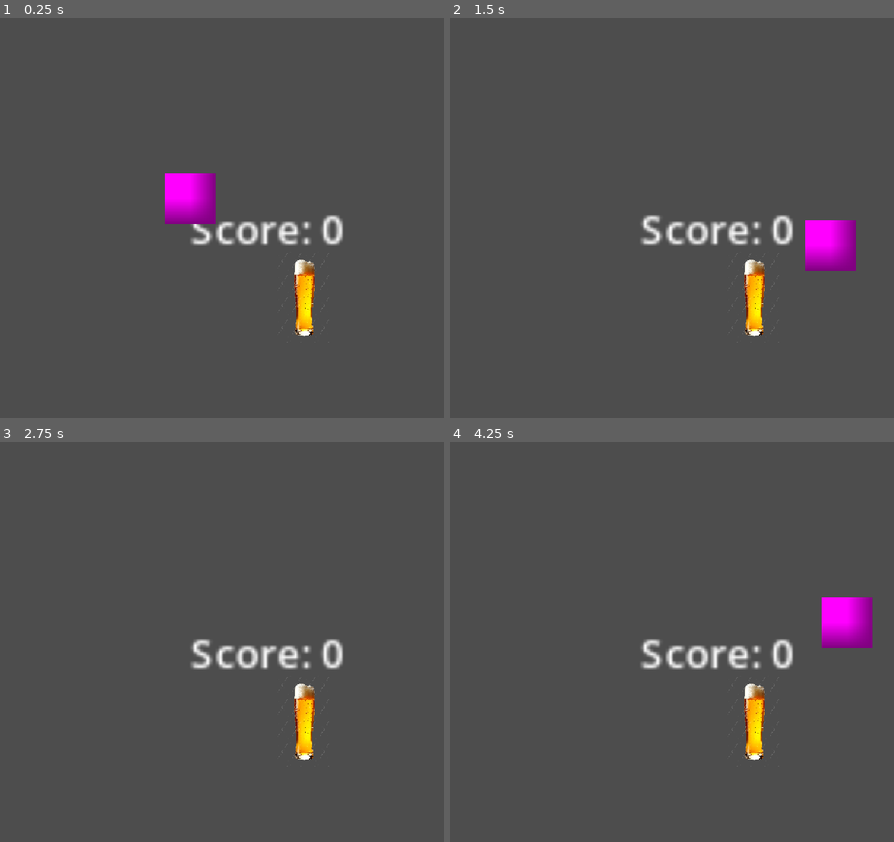
Above: before the commit, frames 1-4 (two rows, left to right).
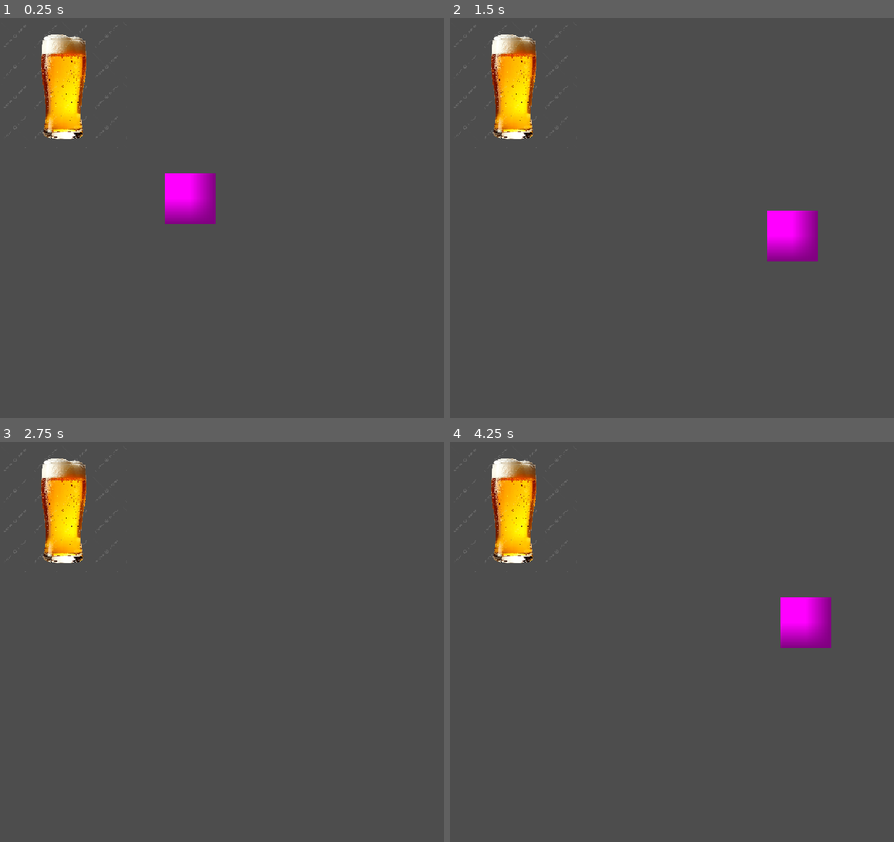
Above: after the commit, the same moments.

Repository: savagerkin/godotSnake
Game: Godot game, scene res://Scene/game.tscn
Same seed, same stepped clock (60 frames per second), same inputs: the game is played once before the commit and once after it.
Inputs:
- Up to frame 1 (0.25 s): no input
- Up to frame 2 (1.5 s): tap Enter at 0.5 s; hold D (move_right) 0.53-1.28 s; hold S (move_down) from 1.28 s (still down)
- Up to frame 3 (2.75 s): release S (move_down) at 2.03 s; hold D (move_right) from 2.03 s (still down)
- Up to frame 4 (4.25 s): release D (move_right) at 2.78 s; hold W (move_up) 2.78-3.53 s; tap Space at 3.5 s; hold A (move_left) from 3.53 s (still down)

The runs differ from the first frame. In frame 1, 4.6% of the frame differs, in the area x 0-78%, y 1-82%; in frame 2, 7.0%; in frame 3, 4.7%; in frame 4, 7.2%, in the area x 0-96%, y 1-82%.

Commit message:
Snakey snakey longey longey

Diff:
--- a/Scene/beer.tscn
+++ b/Scene/beer.tscn
@@ -9,11 +9,11 @@
 script = ExtResource("1_88i5t")
 
 [node name="CollisionShape2D" type="CollisionShape2D" parent="." unique_id=1884427445]
+scale = Vector2(0.001, 0.001)
 shape = SubResource("CapsuleShape2D_pq12f")
 
 [node name="Sprite2D" type="Sprite2D" parent="." unique_id=1666312239]
-position = Vector2(-2.842171e-14, -2)
-scale = Vector2(0.0091, 0.014560001)
+scale = Vector2(0.001, 0.001)
 texture = ExtResource("2_m2sj5")
 
 [connection signal="area_shape_entered" from="." to="." method="_on_area_shape_entered"]
--- a/Scene/game.tscn
+++ b/Scene/game.tscn
@@ -3,6 +3,7 @@
 [ext_resource type="Script" uid="uid://c2chaphm3me14" path="res://Scripts/game.gd" id="1_mhtsl"]
 [ext_resource type="PackedScene" uid="uid://cvjwyx0parfxx" path="res://Scene/beer.tscn" id="3_4jv7b"]
 [ext_resource type="PackedScene" uid="uid://bfk83w03c2gpn" path="res://Scene/snake.tscn" id="4_03iqk"]
+[ext_resource type="PackedScene" uid="uid://2u1s1rngsdq8" path="res://Scene/snake_segment.tscn" id="4_ihreq"]
 
 [node name="Game" type="Node2D" unique_id=475641738 node_paths=PackedStringArray("score_label")]
 script = ExtResource("1_mhtsl")
@@ -10,10 +11,12 @@
 beer_scene = ExtResource("3_4jv7b")
 
 [node name="Camera" type="Camera2D" parent="." unique_id=1991236668]
-zoom = Vector2(5, 5)
+zoom = Vector2(100, 100)
 
 [node name="ScoreLabel" type="Label" parent="." unique_id=1654095282]
 offset_right = 40.0
 offset_bottom = 23.0
 
 [node name="Snake" parent="." unique_id=863534069 instance=ExtResource("4_03iqk")]
+segment_scene = ExtResource("4_ihreq")
+segment_distance = 1
--- a/Scene/snake.tscn
+++ b/Scene/snake.tscn
@@ -3,6 +3,7 @@
 [ext_resource type="Script" uid="uid://dd07t57m7xxgy" path="res://Scripts/snake.gd" id="1_3kb14"]
 
 [sub_resource type="RectangleShape2D" id="RectangleShape2D_a08nb"]
+size = Vector2(1.9687481, 2.0250006)
 
 [sub_resource type="PlaceholderTexture2D" id="PlaceholderTexture2D_pq12f"]
 
@@ -10,8 +11,8 @@
 script = ExtResource("1_3kb14")
 
 [node name="CollisionShape2D" type="CollisionShape2D" parent="." unique_id=1724169454]
+scale = Vector2(0.5, 0.5)
 shape = SubResource("RectangleShape2D_a08nb")
 
 [node name="Sprite2D" type="Sprite2D" parent="." unique_id=1588669630]
-scale = Vector2(20, 20)
 texture = SubResource("PlaceholderTexture2D_pq12f")
--- a/Scene/snake_segment.tscn
+++ b/Scene/snake_segment.tscn
@@ -1,3 +1,8 @@
 [gd_scene format=3 uid="uid://2u1s1rngsdq8"]
 
-[node name="SnakeSegment" type="Node2D" unique_id=272986929]
+[sub_resource type="PlaceholderTexture2D" id="PlaceholderTexture2D_a08nb"]
+
+[node name="SnakeSegment" type="Node2D" unique_id=13347226]
+
+[node name="Sprite2D" type="Sprite2D" parent="." unique_id=596241089]
+texture = SubResource("PlaceholderTexture2D_a08nb")
--- a/Scripts/game.gd
+++ b/Scripts/game.gd
@@ -37,8 +37,8 @@
 	var margin := 10.0
 
 	beer.position = Vector2(
-		randf_range(-100.0 + margin, 100.0 - margin),
-		randf_range(-100.0 + margin, 100.0 - margin)
+		randf_range(-5.0 + margin, 5.0 - margin),
+		randf_range(-5.0 + margin, 5.0 - margin)
 	)
 
 #Function updates the score label.
--- a/Scripts/score_manager.gd
+++ b/Scripts/score_manager.gd
@@ -1,11 +1,12 @@
 extends Node
-var score: int =0
 
-func set_score(score: int) -> void:
-	self.score = score
+var score: int = 0
+
+func set_score(new_score: int) -> void:
+	score = new_score
 
 func get_score() -> int:
 	return score
 
-func add_score()-> void:
+func add_score() -> void:
 	score += 1
--- a/Scripts/snake.gd
+++ b/Scripts/snake.gd
@@ -1,7 +1,18 @@
 extends CharacterBody2D
 
+@export var segment_scene: PackedScene
+@export var segment_distance: int = 15
+
 var direction := Vector2.ZERO
-var speed := 100.0
+var speed := 4.0
+
+var position_history: Array[Vector2] = []
+var segments: Array[Node2D] = []
+var last_score: int = 0
+
+
+func _ready() -> void:
+	last_score = ScoreManager.get_score()
 
 
 func _process(_delta: float) -> void:
@@ -14,7 +25,44 @@
 	elif Input.is_action_just_pressed("move_right") and direction != Vector2.LEFT:
 		direction = Vector2.RIGHT
 
+	if last_score != ScoreManager.get_score():
+		last_score = ScoreManager.get_score()
+		_grow()
+
 
 func _physics_process(_delta: float) -> void:
 	velocity = direction * speed
 	move_and_slide()
+
+	if direction != Vector2.ZERO:
+		_save_position()
+		_move_segments()
+
+
+func _grow() -> void:
+	var new_segment := segment_scene.instantiate() as Node2D
+	get_parent().add_child(new_segment)
+
+	segments.append(new_segment)
+
+	if position_history.is_empty():
+		new_segment.global_position = global_position
+	else:
+		new_segment.global_position = position_history.back()
+
+
+func _save_position() -> void:
+	position_history.push_front(global_position)
+
+	var required_history := (segments.size() + 1) * segment_distance
+
+	if position_history.size() > required_history:
+		position_history.resize(required_history)
+
+
+func _move_segments() -> void:
+	for index in range(segments.size()):
+		var history_index := (index + 1) * segment_distance
+
+		if history_index < position_history.size():
+			segments[index].global_position = position_history[history_index]
